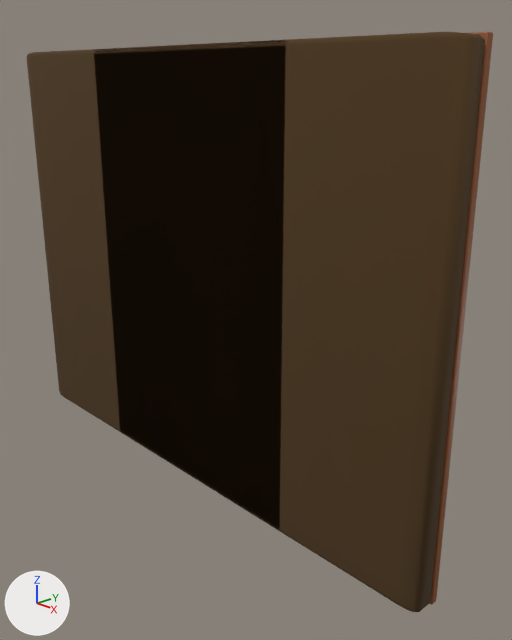
The Blender file Models/CQBAssets.blend: old version first, new version second.
Both versions are drawn from a camera (50 mm lens) standing at (3.7, -2.91, 2.82) and looking at (0.35, 0.24, 1.24). Every picture has the same lights, and +X, +Y and +Z are marked at lower left.

Names of what the first picture shows: 'Wall1x1', 'Wall2x1', 'Wall3x1'.
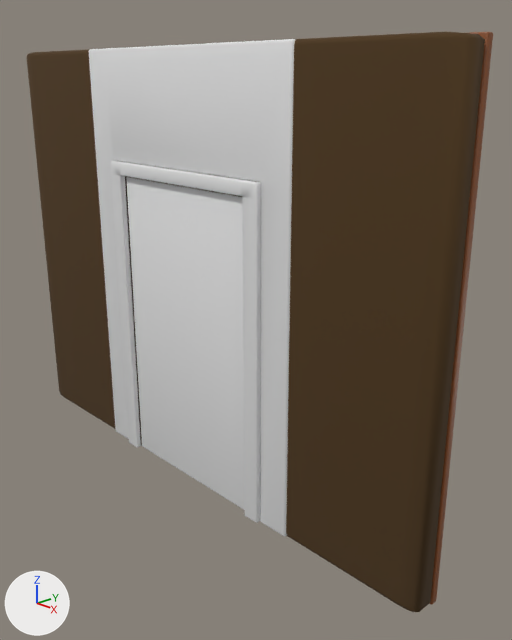
The change, as JSON lines over the scene's bpy script:
```json
{"op": "remove", "block": "ob_doorframe", "code": "ob_doorframe.hide_set(True)"}
{"op": "remove", "block": "ob_door", "code": "ob_door.hide_set(True)"}
{"op": "remove", "block": "ob_doorframewalls", "code": "ob_doorframewalls.hide_set(True)"}
```

Changed parts and their boxes (x1, y1, x2, y2) in the pictures (512 x 640 px):
```json
{"object": "DoorFrameWalls", "change": "shown", "after": [88, 39, 295, 536]}
{"object": "Door", "change": "shown", "after": [126, 177, 244, 510]}
{"object": "DoorFrame", "change": "shown", "after": [111, 161, 261, 523]}
{"object": "Wall1x1", "change": "unchanged, covered by the edit", "before": [132, 43, 232, 499], "after": [141, 164, 224, 194]}
{"object": "Wall2x1", "change": "unchanged, covered by the edit", "before": [95, 40, 287, 529], "after": [120, 161, 143, 200]}
```
